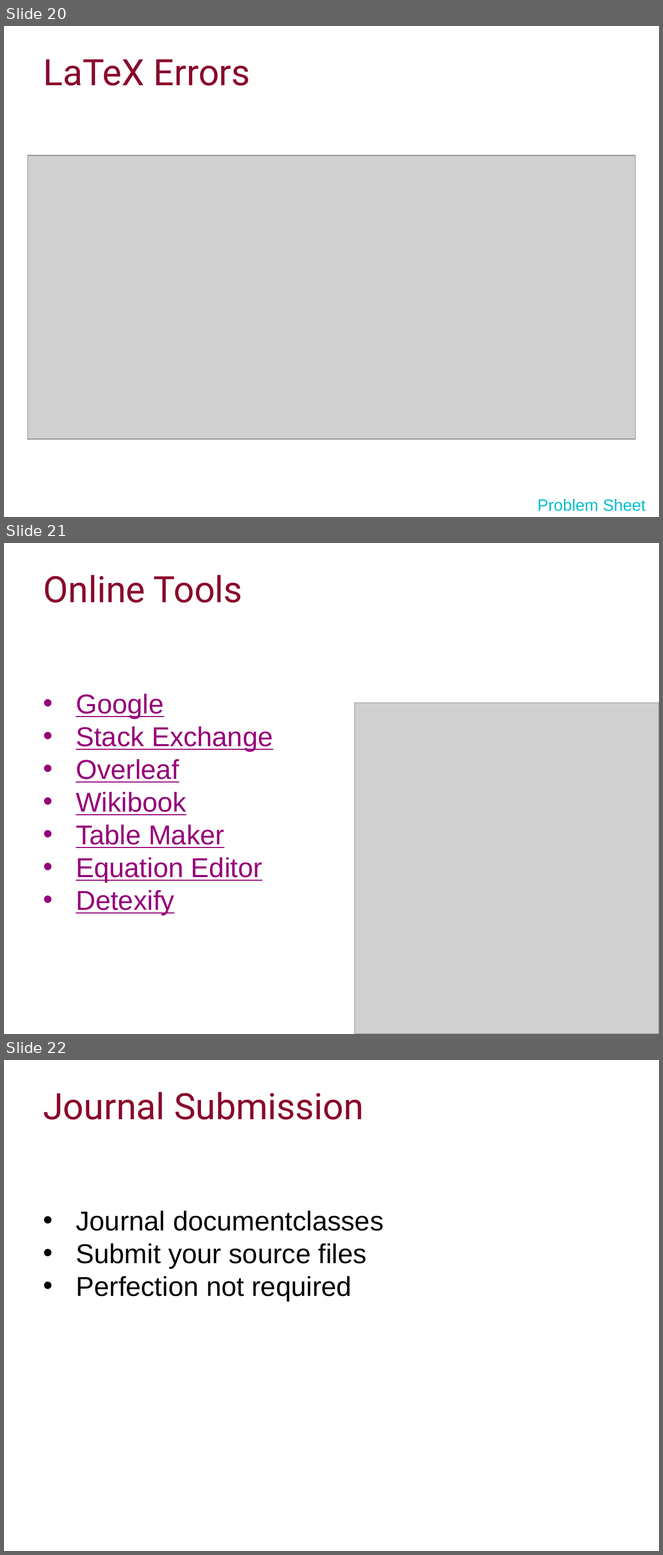
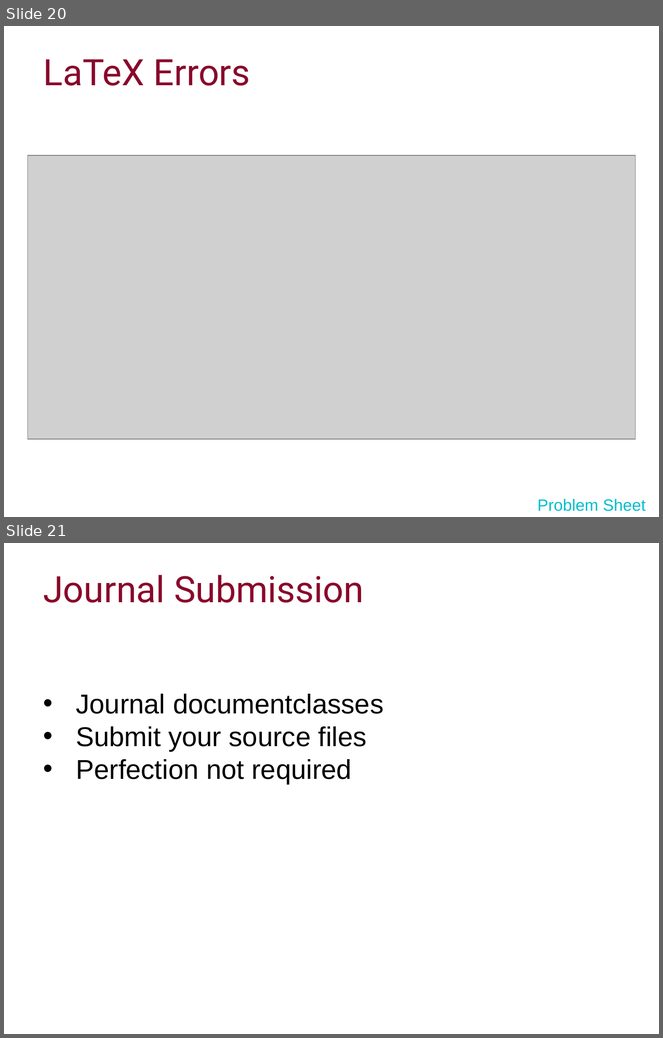
Before and after one commit to ImperialCollegeLondon/RCDS-introduction-to-latex, a slide deck: Intro to Latex Slides.pptx. Shown one above the other, each under a label of ours: slides 20, 21 and 22 before the commit, slides 20 and 21 after it. The pictures are 663x1555 and 663x1038 pixels, drawn with LibreOffice and Linux fonts; fonts in the diff are those of the drawing; grey boxes stand for pictures; background and template pictures are left out. Boxes give left, top, right and bottom in pixels: in the first picture for what was removed or moved away, otherwise in the second. Text is boxed around its words. In the diff, an @@ line names an element or a change of style, - is before the commit and + after.

```diff
--- a/Intro to Latex Slides.pptx
+++ b/Intro to Latex Slides.pptx
@@ slide 21 removed at (4,543,659,1034), background #FFFFFF @@
@@ title removed at (43,575,243,603) @@
-Online Tools
@@ text removed at (76,694,273,916) @@
-• Google
-• Stack Exchange
-• Overleaf
-• Wikibook
-• Table Maker
-• Equation Editor
-• Detexify
@@ picture removed at (354,703,659,1034) @@
@@ what was slide 22 is now slide 21 @@
```
Also in this commit, not shown: 2 slides changed, 1 other slide removed, 1 other file.
